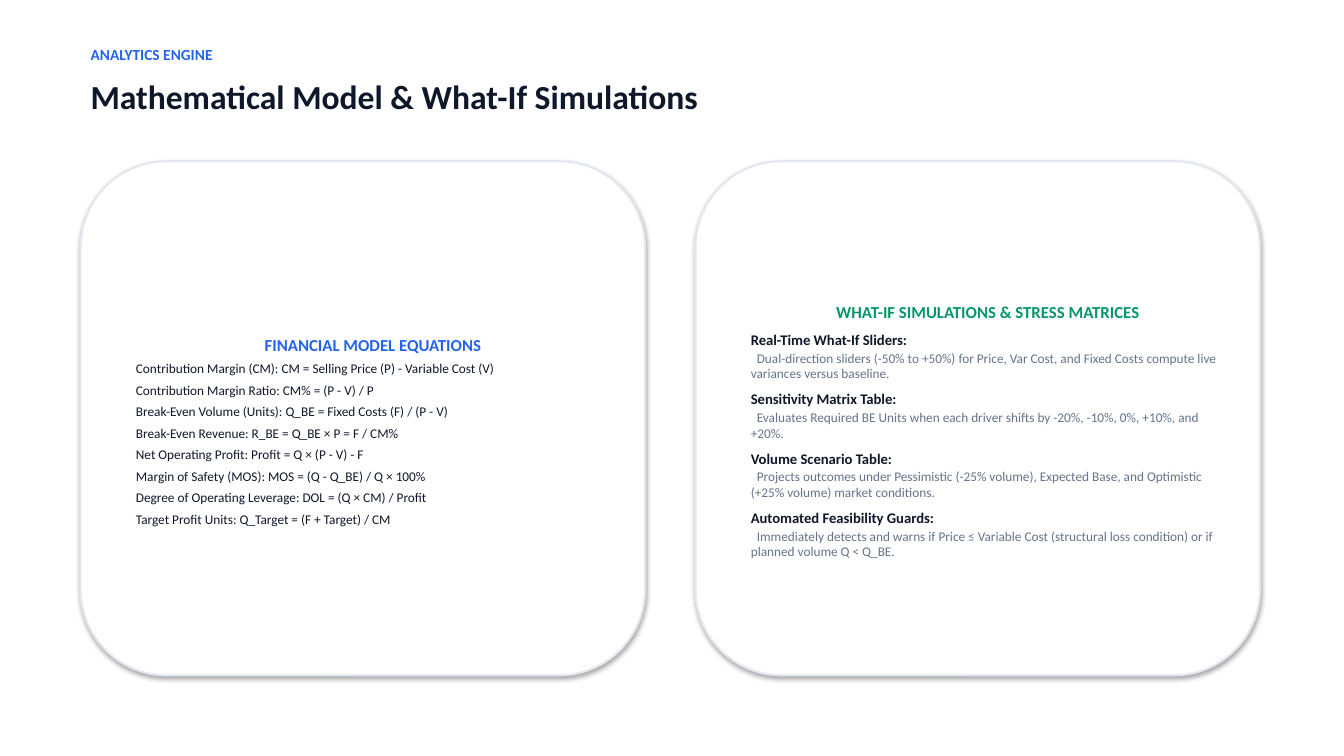
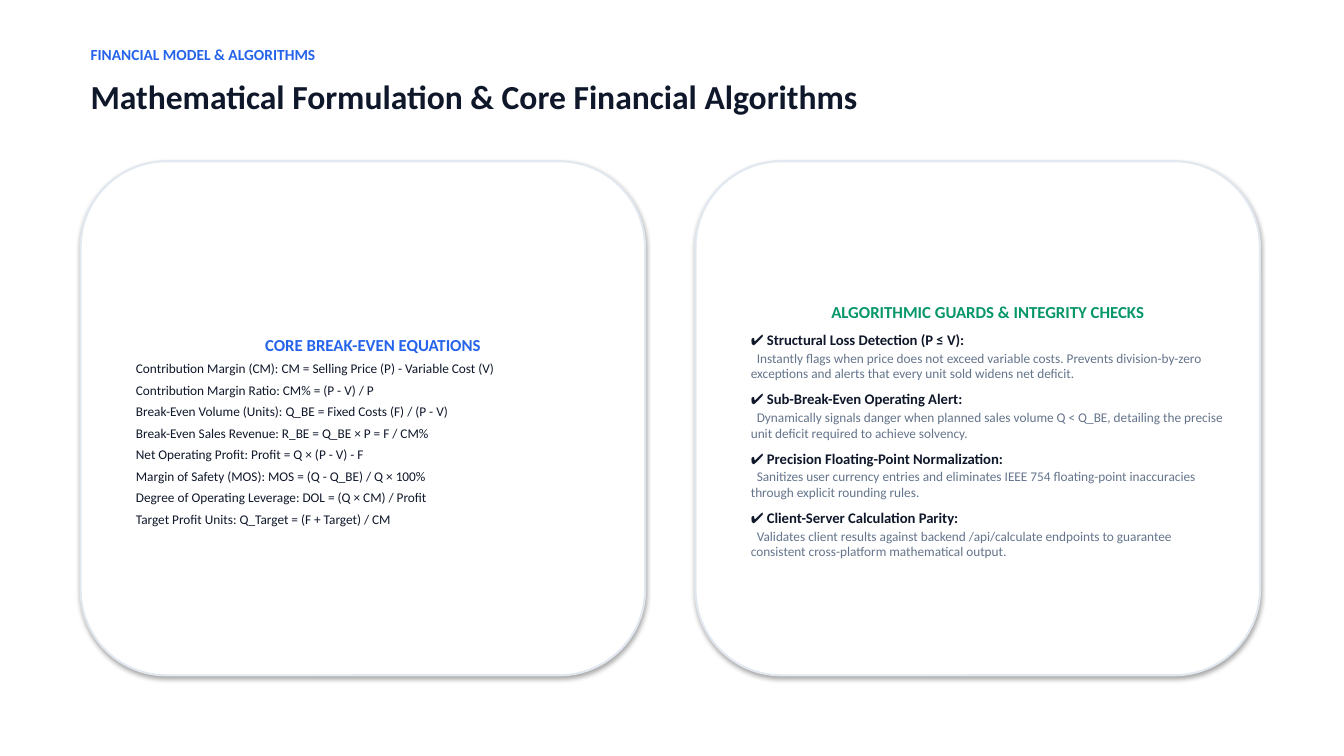
Before and after one commit to arjun2007arush2011-max/break_even_point, a slide deck: slide 5 of Break-Even-Project-Presentation.pptx (slide 6 before the commit). Drawn at 1344x756 pixels with LibreOffice and Linux fonts; fonts in the diff are those of the drawing. Boxes give left, top, right and bottom in pixels: in the first picture for what was removed or moved away, otherwise in the second. Text is boxed around its words. In the diff, an @@ line names an element or a change of style, - is before the commit and + after.

Commit message:
Unify frontend and backend architecture into single slide in presentation deck

```diff
--- a/Break-Even-Project-Presentation.pptx
+++ b/Break-Even-Project-Presentation.pptx
@@ text at (x1=91, y1=50, x2=315, y2=60): text changed @@
-ANALYTICS ENGINE
+FINANCIAL MODEL & ALGORITHMS
@@ text at (x1=91, y1=85, x2=858, y2=115): text changed @@
-Mathematical Model & What-If Simulations
+Mathematical Formulation & Core Financial Algorithms
@@ text in rounded rectangle at (x1=751, y1=307, x2=1222, y2=558): text changed @@
-WHAT-IF SIMULATIONS & STRESS MATRICES
-Real-Time What-If Sliders:
-Dual-direction sliders (-50% to +50%) for Price, Var Cost, and Fixed Costs compute live variances versus baseline.
-Sensitivity Matrix Table:
-Evaluates Required BE Units when each driver shifts by -20%, -10%, 0%, +10%, and +20%.
-Volume Scenario Table:
-Projects outcomes under Pessimistic (-25% volume), Expected Base, and Optimistic (+25% volume) market conditions.
-Automated Feasibility Guards:
-Immediately detects and warns if Price ≤ Variable Cost (structural loss condition) or if planned volume Q < Q_BE.
+ALGORITHMIC GUARDS & INTEGRITY CHECKS
+✔ Structural Loss Detection (P ≤ V):
+Instantly flags when price does not exceed variable costs. Prevents division-by-zero exceptions and alerts that every unit sold widens net deficit.
+✔ Sub-Break-Even Operating Alert:
+Dynamically signals danger when planned sales volume Q < Q_BE, detailing the precise unit deficit required to achieve solvency.
+✔ Precision Floating-Point Normalization:
+Sanitizes user currency entries and eliminates IEEE 754 floating-point inaccuracies through explicit rounding rules.
+✔ Client-Server Calculation Parity:
+Validates client results against backend /api/calculate endpoints to guarantee consistent cross-platform mathematical output.
@@ text in rounded rectangle at (x1=265, y1=340, x2=481, y2=353): text changed @@
-FINANCIAL MODEL EQUATIONS
+CORE BREAK-EVEN EQUATIONS
@@ text in rounded rectangle at (x1=136, y1=428, x2=428, y2=440): text changed @@
-Break-Even Revenue: R_BE = Q_BE × P = F / CM%
+Break-Even Sales Revenue: R_BE = Q_BE × P = F / CM%
```
Also in this commit, not shown: 1 other slide changed, 1 slide added, 1 slide removed, 2 other files.
